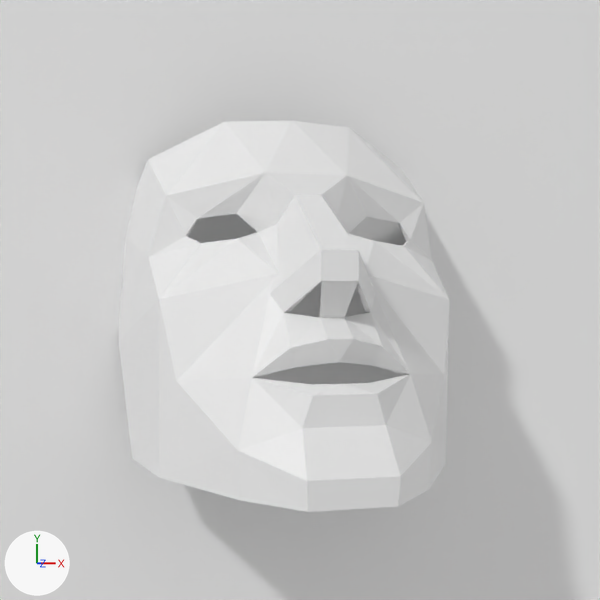
Renders of the Blender file Iluminacion.blend from each side of a commit.
The view is the same before and after, from the file's camera 'Camera'. The lights are fixed; the arrows at lower left show +X, +Y and +Z.

In view in the first picture: 'Plane', 'low_polygon_mask_V2'.
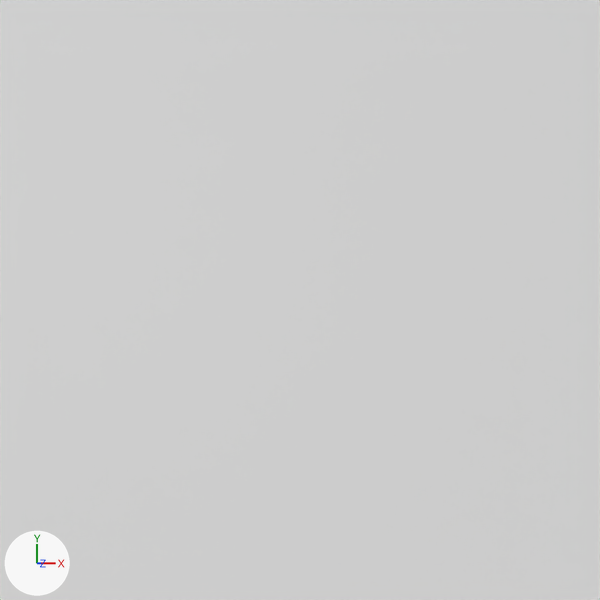
Pixel boxes (x1, y1, x2, y2) of what changed, in the pictures (600 x 600 px):
'low_polygon_mask_V2', hidden
    before: (119, 120, 449, 512)

Edits to the bpy script that builds the scene:
```text
Change ob_low_polygon_mask_v2:
    add ob_low_polygon_mask_v2.hide_render = True
```
